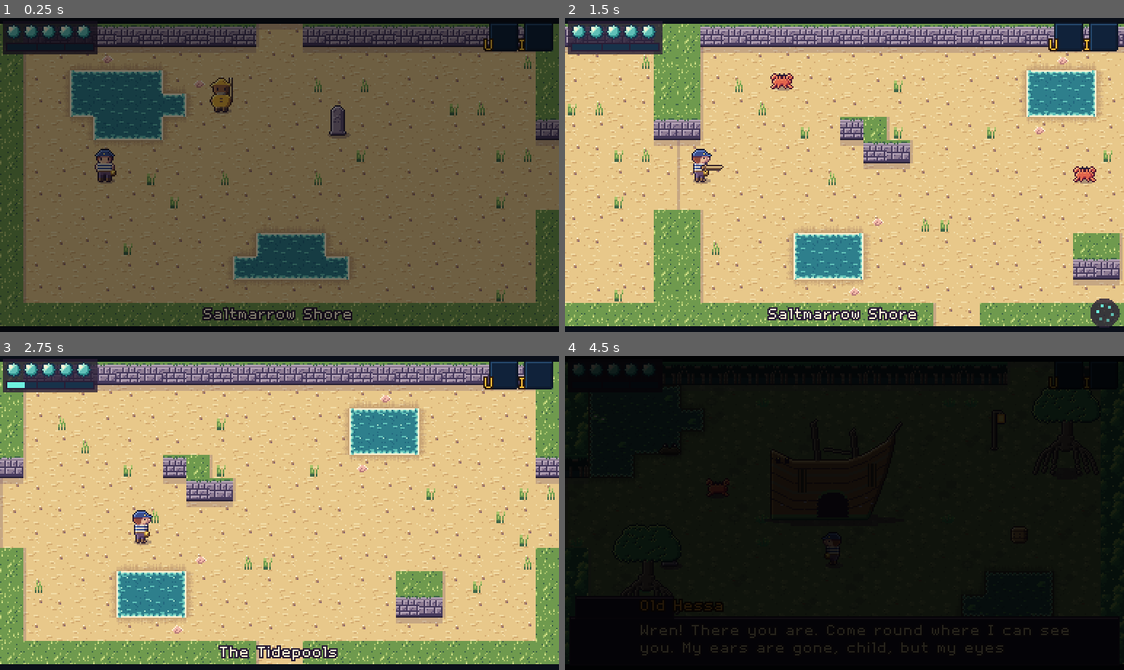
Above: before the commit, frames 1-4 (two rows, left to right).
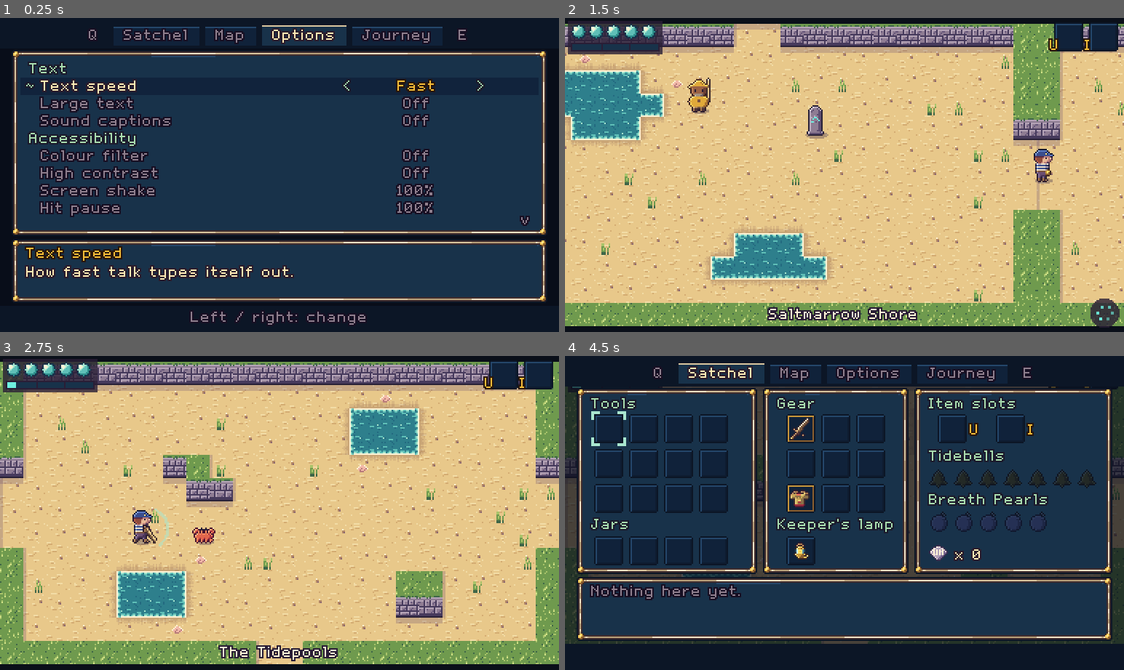
Above: after the commit, the same moments.

Repository: ashciraulo/Leviathan
Game: Godot game, scene res://tests/smoke_test.tscn
Same seed, same stepped clock (60 frames per second), same inputs: the game is played once before the commit and once after it. This scene is started directly instead of the project's main scene.
Inputs (mouse positions are in pixels of both pictures, inside the frame that each line leads up to):
- Up to frame 1 (0.25 s): no input
- Up to frame 2 (1.5 s): tap Enter (ui_accept) at 0.5, 0.77, 1.07 s; move the mouse to (967, 159) at 0.52 s; hold D (move_right) 0.53-1.25 s; hold J (attack) 0.53-1.25 s; click (967, 159) at 0.67 s; tap K (interact) at 0.8 s; drag from (732, 190) to (872, 127) at 1.27 s
- Up to frame 3 (2.75 s): move the mouse to (335, 443) at 2.02 s; hold D (move_right) from 2.03 s (still down); hold Enter (ui_accept) from 2.03 s (still down); tap J (attack) at 2.3 s
- Up to frame 4 (4.5 s): release D (move_right) at 2.75 s; release Enter (ui_accept) at 2.75 s; drag from (816, 575) to (727, 531) at 2.77 s; move the mouse to (1012, 560) at 3.52 s; hold A (move_left) 3.53-4.25 s; hold H (hum) 3.53-4.25 s; tap Enter (ui_accept) at 3.77, 3.8, 4.07 s; tap Escape (pause) at 4.15 s; drag from (676, 465) to (760, 434) at 4.27 s

The runs differ from the first frame. In frame 1, 93% of the frame differs, in the area x 0-100%, y 0-100%; in frame 2, 41%; in frame 3, 0.4%; in frame 4, 98%.
Error before the commit: Invalid access to property or key 'hp' on a base object of type 'previously freed'. (res://tests/smoke_test.gd:775)

Commit message:
Music groundwork: placeholder tracks, boss theme and the bells' lullaby
- tools/music_gen.py composes placeholder loops in code (numpy + ffmpeg):
  title, overworld, nine regions, nine dungeons, boss, miniboss and
  credits, each in its own key, mode, tempo and voices. Each dungeon's
  track quotes its Tidebell's phrase of the lullaby.
- audio/music/lullaby.json holds the seven phrases; bell_1..7.ogg and
  lullaby.ogg are rendered from it.
- Audio: every cue but the phrases loops; play_bell_phrase(bell) plays a
  bell's phrase over the dipped music, play_lullaby(n) the first n.
- Tidebells ring their phrase instead of the generic jingle.
- A room with a living boss plays the boss theme; Events.boss_defeated
  fades the room's own track back in.
- Music OGGs stay in plain git, like the generated SFX.

Co-Authored-By: Claude Opus 5.5 <noreply@anthropic.com>
Claude-Session: https://claude.ai/code/session_01UYEn5XNFqF3kHpJE79NMXE

Diff:
--- /dev/null
+++ b/audio/music/lullaby.json
@@ -0,0 +1,14 @@
+{
+	"root": 62,
+	"tempo": 80,
+	"beats": 3,
+	"phrases": [
+		[[69, 2], [65, 1], [67, 1], [69, 2]],
+		[[74, 2], [72, 1], [69, 1], [67, 2]],
+		[[65, 1], [67, 1], [69, 1], [72, 1], [70, 2]],
+		[[69, 2], [67, 1], [65, 1], [62, 2]],
+		[[62, 1], [65, 1], [69, 2], [74, 2]],
+		[[72, 1], [70, 1], [69, 1], [67, 1], [65, 2]],
+		[[67, 1], [69, 1], [65, 2], [62, 2]]
+	]
+}
--- a/scripts/autoload/audio.gd
+++ b/scripts/autoload/audio.gd
@@ -36,6 +36,11 @@
 	"place_village", "place_shop", "place_house", "place_cave", "place_spring", "place_choir",
 	"story_danger", "story_sorrow", "story_choir", "story_flight",
 ]
+## Music cues that play once (the lullaby phrases); every other cue loops.
+const ONE_SHOT_MUSIC := ["lullaby", "bell_1", "bell_2", "bell_3", "bell_4", "bell_5", "bell_6", "bell_7"]
+## The seven Tidebells in lullaby order: bell_1.ogg is the Hull's phrase.
+## tools/music_gen.py weaves the same phrase into each dungeon's track.
+const BELL_ORDER := ["hull", "kiln", "mire", "gale", "glacier", "belfry", "tomb"]
 ## Short jingles: they duck the music and don't loop.
 const JINGLES := ["jingle_item", "jingle_pearl", "jingle_secret", "jingle_clear",
 	"jingle_bell", "jingle_game_over", "jingle_puzzle"]
@@ -168,6 +173,8 @@
 var _warned: Dictionary = {}
 var _duck_tween: Tween
 var _music_tween: Tween
+## Plays the lullaby phrases over the (ducked) music.
+var _phrase: AudioStreamPlayer
 
 
 func _ready() -> void:
@@ -177,6 +184,9 @@
 		player.bus = "Music"
 		add_child(player)
 		_music.append(player)
+	_phrase = AudioStreamPlayer.new()
+	_phrase.bus = "Music"
+	add_child(_phrase)
 	_ambience = AudioStreamPlayer.new()
 	_ambience.bus = "Ambience"
 	add_child(_ambience)
@@ -259,7 +269,7 @@
 		_music_tween.tween_property(old, "volume_db", -60.0, fade)
 		_music_tween.tween_callback(old.stop).set_delay(fade)
 	if stream:
-		new.stream = stream
+		new.stream = stream if cue in ONE_SHOT_MUSIC else _looping(stream)
 		new.volume_db = -60.0
 		new.play()
 		_music_tween.tween_property(new, "volume_db", 0.0, fade)
@@ -272,7 +282,50 @@
 ## A jingle: the music dips while it plays, then comes back.
 func play_jingle(id: String) -> void:
 	play_sfx(id)
-	var length := _stream_length(id)
+	_duck(_stream_length(id))
+
+
+## A Tidebell's phrase of the lullaby (bell_N.ogg) over the dipped music.
+## Falls back to the bell jingle while the phrase has no file.
+func play_bell_phrase(bell_id: String) -> void:
+	var index := BELL_ORDER.find(bell_id)
+	if index < 0 or not _play_phrases([index]):
+		play_jingle("jingle_bell")
+
+
+## The lullaby as far as Wren knows it: the first `count` phrases in a row.
+func play_lullaby(count: int) -> void:
+	var phrases: Array[int] = []
+	for i in clampi(count, 0, BELL_ORDER.size()):
+		phrases.append(i)
+	_play_phrases(phrases)
+
+
+## Plays lullaby phrases (0-based) back to back. False when none has a file.
+func _play_phrases(phrases: Array) -> bool:
+	var playlist := AudioStreamPlaylist.new()
+	playlist.loop = false
+	playlist.fade_time = 0.0
+	var count := 0
+	var length := 0.0
+	for i: int in phrases:
+		var stream := _load(MUSIC_DIR, "bell_%d" % (i + 1))
+		if stream == null or count >= AudioStreamPlaylist.MAX_STREAMS:
+			continue
+		playlist.set_list_stream(count, stream)
+		length += stream.get_length()
+		count += 1
+	if count == 0:
+		return false
+	playlist.stream_count = count
+	_phrase.stream = playlist
+	_phrase.play()
+	_duck(length)
+	return true
+
+
+## Dips the playing music for `length` seconds, then brings it back.
+func _duck(length: float) -> void:
 	var current := _music[_music_index]
 	if not current.playing:
 		return
@@ -326,9 +379,17 @@
 	_ambience_tween.tween_property(_ambience, "volume_db", 0.0, fade * 0.5)
 
 
-## A WAV set to loop end to end. (The ambience files already loop through
-## their import settings; this covers a file dropped in without them.)
+## A stream set to loop: an OGG from its loop offset, a WAV end to end.
+## (Files whose import settings already loop are left as they are; this
+## covers a file dropped in without them.)
 static func _looping(stream: AudioStream) -> AudioStream:
+	var ogg := stream as AudioStreamOggVorbis
+	if ogg:
+		if ogg.loop:
+			return stream
+		ogg = ogg.duplicate() as AudioStreamOggVorbis
+		ogg.loop = true
+		return ogg
 	var wav := stream as AudioStreamWAV
 	if wav == null or wav.loop_mode != AudioStreamWAV.LOOP_DISABLED:
 		return stream
--- a/scripts/autoload/events.gd
+++ b/scripts/autoload/events.gd
@@ -26,6 +26,8 @@
 signal item_gained(id: String, count: int)
 ## The map asked to fly to a woken Tidestone in that room.
 signal fast_travel_requested(coord: Vector2i)
+## A boss fell (the room's music goes back to its usual track).
+signal boss_defeated
 ## The game was saved (the HUD shows a small spinning shell).
 signal game_saved
 ## A sound with a caption played (only sent when captions are on). side is
--- a/scripts/dungeon/barnacle_matriarch.gd
+++ b/scripts/dungeon/barnacle_matriarch.gd
@@ -249,6 +249,7 @@
 	_hurtbox.set_deferred("monitorable", false)
 	set_deferred("collision_layer", 0)
 	GameState.flags[DEFEATED_FLAG] = true
+	Events.boss_defeated.emit()
 	_update_plates(0)
 	# A long shudder, then she breaks apart and sinks.
 	for i in 8:
--- a/scripts/dungeon/tidebell.gd
+++ b/scripts/dungeon/tidebell.gd
@@ -71,7 +71,7 @@
 	GameState.add_resonance(GameState.resonance_max)
 	Feel.shake(2.0)
 	Audio.play_sfx("bell_ring", global_position)
-	Audio.play_jingle("jingle_bell")
+	Audio.play_bell_phrase(bell)
 	Events.dialogue_requested.emit("", PackedStringArray(BELLS[bell][1]))
 
 
--- a/scripts/gale/stormheron.gd
+++ b/scripts/gale/stormheron.gd
@@ -236,6 +236,7 @@
 	set_deferred("collision_layer", 0)
 	# Through set_flag, so the story can answer (StoryDirector.vael_at_the_spire).
 	GameState.set_flag(DEFEATED_FLAG)
+	Events.boss_defeated.emit()
 	for r: LightningRod in _rods():
 		r.set_charged(false)
 	_sprite.position = _sprite_origin
--- a/scripts/game.gd
+++ b/scripts/game.gd
@@ -42,6 +42,7 @@
 	Events.player_died.connect(_on_player_died)
 	Events.door_entered.connect(_on_door_entered)
 	Events.room_entered.connect(_on_room_entered)
+	Events.boss_defeated.connect(_on_boss_defeated)
 	Events.fast_travel_requested.connect(_on_fast_travel)
 	_start()
 
@@ -68,10 +69,24 @@
 	_play_room_music()
 
 
+## The room's track, or the boss theme while a boss is still up in it.
 func _play_room_music() -> void:
 	if current_room:
-		Audio.play_music(Audio.cue_for_room(current_room.biome, current_room.dungeon))
+		var cue := "boss" if _room_has_boss() else Audio.cue_for_room(current_room.biome, current_room.dungeon)
+		Audio.play_music(cue)
 		Audio.play_ambience(Audio.ambience_for_room(current_room.biome, current_room.dungeon))
+
+
+func _room_has_boss() -> bool:
+	for boss in get_tree().get_nodes_in_group("boss"):
+		if current_room.is_ancestor_of(boss) and not bool(boss.get("dying")):
+			return true
+	return false
+
+
+func _on_boss_defeated() -> void:
+	if current_room and not _game_over:
+		Audio.play_music(Audio.cue_for_room(current_room.biome, current_room.dungeon), 2.5)
 
 
 func _process(delta: float) -> void:
--- a/scripts/glacier/rimeback.gd
+++ b/scripts/glacier/rimeback.gd
@@ -317,6 +317,7 @@
 	_contact.set_deferred("monitorable", false)
 	_hurtbox.set_deferred("monitorable", false)
 	GameState.flags[DEFEATED_FLAG] = true
+	Events.boss_defeated.emit()
 	_sprite.position = _sprite_origin
 	_sprite.frame = FRAME_DAZED
 	Audio.play_sfx("walrus_bellow", global_position, 0.6)
--- a/scripts/kiln/slagwyrm.gd
+++ b/scripts/kiln/slagwyrm.gd
@@ -354,6 +354,7 @@
 	_hurtbox.set_deferred("monitorable", false)
 	set_deferred("collision_layer", 0)
 	GameState.flags[DEFEATED_FLAG] = true
+	Events.boss_defeated.emit()
 	# It may have been sinking into a dive: bring it back up to die.
 	_sprite.position = _sprite_origin
 	_sprite.modulate.a = 1.0
--- a/scripts/mire/pale_congregation.gd
+++ b/scripts/mire/pale_congregation.gd
@@ -257,6 +257,7 @@
 	set_deferred("collision_layer", 0)
 	# Through set_flag, so the story can answer (StoryDirector.the_calf).
 	GameState.set_flag(DEFEATED_FLAG)
+	Events.boss_defeated.emit()
 	for wisp in wisps:
 		var area: DamageArea = wisp["area"]
 		area.active = false
--- a/tests/smoke_test.gd
+++ b/tests/smoke_test.gd
@@ -20,7 +20,7 @@
 	_test_save_load()
 	_test_keys()
 	_test_items()
-	_test_audio()
+	await _test_audio()
 	_test_text_fit()
 	await _test_menus()
 	await _test_play()
@@ -598,6 +598,7 @@
 	add_child(back)
 	await _wait(0.2)
 	_check(not Cutscene.active, "Lowe's scene only plays once")
+	_check(Audio.music_cue == "boss", "a boss's chamber plays the boss theme (%s)" % Audio.music_cue)
 	for child in back.current_room.get_children():
 		if child is BarnacleMatriarch:
 			_check(child.modulate == Color.WHITE, "the Matriarch is awake when Wren comes back")
@@ -625,6 +626,7 @@
 				child.take_hit(1, Vector2.UP)
 	await _wait(0.1)
 	_check(Cutscene.active and GameState.has_flag(StoryDirector.CALF_FLAG), "laying the Congregation to rest starts the calf scene")
+	_check(Audio.music_cue == "dungeon_mire", "the Mire's own music comes back once its boss falls (%s)" % Audio.music_cue)
 	var calf_pages := await _play_scene(mire, 15.0)
 	_check(not Cutscene.active and not mire.player.in_cutscene, "the calf scene hands Wren back")
 	_check(calf_pages == 3, "Murmur speaks three times (%d)" % calf_pages)
@@ -908,7 +910,7 @@
 		if game.player != null and not game.busy:
 			break
 	_check(GameState.bubbles == GameState.max_bubbles, "respawn refills breath")
-	_check(game.current_room != null and game.current_room.coord == Vector2i.ZERO, "respawn at the Tidestone's room")
+	_check(game.current_room != null and game.current_room.coord == Vector2i.ZERO, "respawn at the Tidestone's room (%s)" % (game.current_room.coord if game.current_room else "none"))
 	_check(game.player != null and game.player.state != Player.State.DEAD, "Wren is back on their feet")
 	game.queue_free()
 	await _wait(0.1)
@@ -2163,7 +2165,26 @@
 	outlined.free()
 	_check(on == Palette.CONTRAST_WREN and off.a == 0.0, "high contrast outlines Wren only when it's on")
 	Audio.play_music("region_saltmarrow")
-	_check(Audio.music_cue == "region_saltmarrow", "music cues switch even before the track exists")
+	_check(Audio.music_cue == "region_saltmarrow", "music cues switch")
+	var playing: AudioStreamPlayer = Audio._music[Audio._music_index]
+	var track := playing.stream as AudioStreamOggVorbis
+	_check(track != null and track.loop, "region music loops")
+	_check(not (Audio._load(Audio.MUSIC_DIR, "region_saltmarrow") as AudioStreamOggVorbis).loop, "looping doesn't change the shared track")
+	for cue: String in Audio.MUSIC_CUES:
+		if cue.begins_with("region_") or cue.begins_with("dungeon_") or cue.begins_with("bell_") or cue in ["title", "overworld", "boss", "miniboss", "credits", "lullaby"]:
+			_check(Audio._load(Audio.MUSIC_DIR, cue) != null, "%s has a track" % cue)
+	_check(Audio.BELL_ORDER.size() == 7 and Audio.BELL_ORDER.has("hull"), "the seven bells are in lullaby order")
+	for bell: String in Tidebell.BELLS:
+		_check(Audio.BELL_ORDER.has(bell), "the %s bell has a lullaby phrase" % bell)
+	Audio.play_bell_phrase("kiln")
+	var phrase := Audio._phrase.stream as AudioStreamPlaylist
+	_check(Audio._phrase.playing and phrase != null and phrase.stream_count == 1 and phrase.get_list_stream(0).resource_path.ends_with("bell_2.ogg"), "ringing the Kiln's bell plays the lullaby's second phrase")
+	await _wait(0.2)
+	_check(playing.volume_db < -10.0, "the music dips under a bell's phrase")
+	Audio.play_lullaby(3)
+	phrase = Audio._phrase.stream as AudioStreamPlaylist
+	_check(phrase.stream_count == 3 and not phrase.loop, "the lullaby plays the phrases learned so far, once")
+	Audio._phrase.stop()
 	Audio.stop_music(0.01)
 
 
Not shown, added: audio/music/bell_1.ogg.import
Not shown, added: audio/music/bell_2.ogg.import
Not shown, added: audio/music/bell_3.ogg.import
Not shown, added: audio/music/bell_4.ogg.import
Not shown, added: audio/music/bell_5.ogg.import
Not shown, added: audio/music/bell_6.ogg.import
Not shown, added: audio/music/bell_7.ogg.import
Not shown, added: audio/music/boss.ogg.import
Not shown, added: audio/music/credits.ogg.import
Not shown, added: audio/music/dungeon_belfry.ogg.import
Not shown, added: audio/music/dungeon_cellar.ogg.import
Not shown, added: audio/music/dungeon_gale.ogg.import
(and 50 more such lines)
